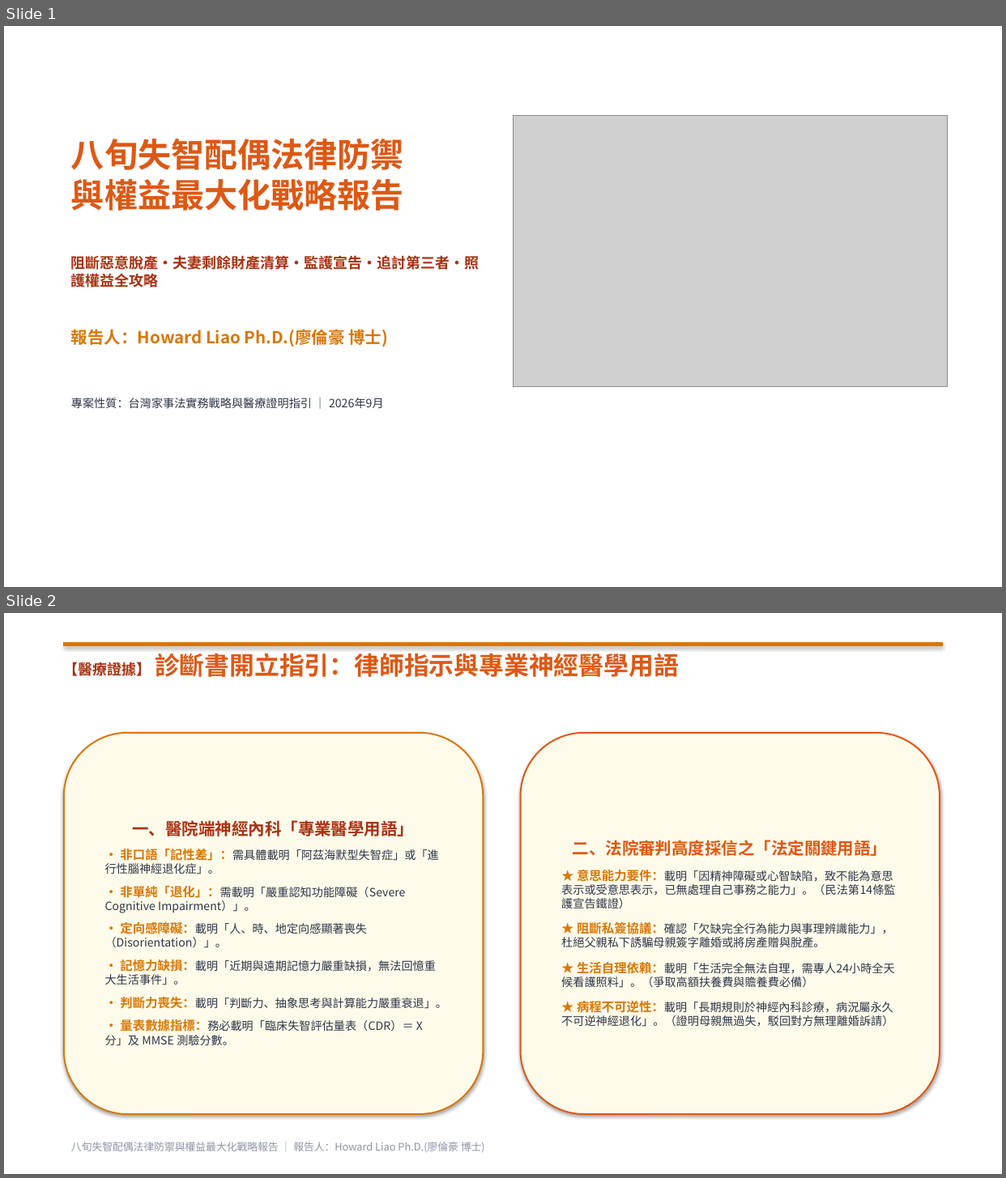
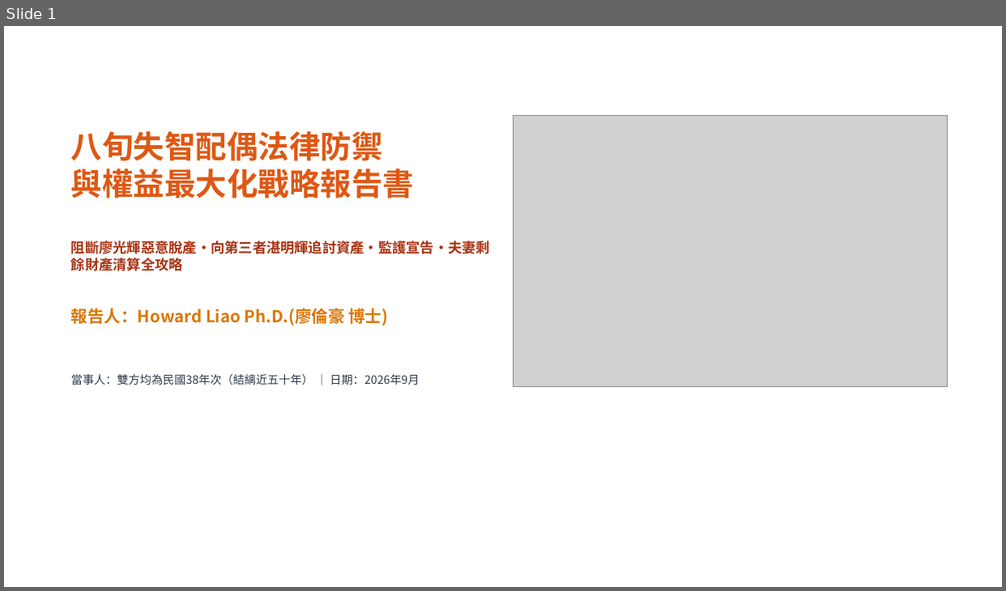
Before and after one commit to HowardLiao/HermesAgent, a slide deck: 3.住/legal_strategy_presentation.pptx. Shown one above the other, each under a label of ours: slides 1 and 2 before the commit, slide 1 after it. The pictures are 1006x1178 and 1006x591 pixels, drawn with LibreOffice and Linux fonts; fonts in the diff are those of the drawing; grey boxes stand for pictures. Boxes give left, top, right and bottom in pixels: in the first picture for what was removed or moved away, otherwise in the second. Text is boxed around its words. In the diff, an @@ line names an element or a change of style, - is before the commit and + after.

Commit message:
feat: complete legal strategy report for Liao Kuang-Hui and Chan Ming-Hui case

```diff
--- a/3.住/legal_strategy_presentation.pptx
+++ b/3.住/legal_strategy_presentation.pptx
@@ slide 2 removed at <box>4,613,1002,1174</box>, background #FFFFFF @@
@@ rectangle removed at <box>64,643,942,646</box> @@
@@ text removed at <box>64,653,679,677</box> @@
-【醫療證據】 診斷書開立指引：律師指示與專業神經醫學用語
@@ rounded rectangle removed at <box>64,733,484,1114</box> @@
-一、醫院端神經內科「專業醫學用語」
-• 非口語「記性差」：需具體載明「阿茲海默型失智症」或「進行性腦神經退化症」。
-• 非單純「退化」：需載明「嚴重認知功能障礙（Severe Cognitive Impairment）」。
-• 定向感障礙：載明「人、時、地定向感顯著喪失（Disorientation）」。
-• 記憶力缺損：載明「近期與遠期記憶力嚴重缺損，無法回憶重大生活事件」。
-• 判斷力喪失：載明「判斷力、抽象思考與計算能力嚴重衰退」。
-• 量表數據指標：務必載明「臨床失智評估量表（CDR）＝ X分」及 MMSE 測驗分數。
@@ rounded rectangle removed at <box>521,733,940,1114</box> @@
-二、法院審判高度採信之「法定關鍵用語」
-★ 意思能力要件：載明「因精神障礙或心智缺陷，致不能為意思表示或受意思表示，已無處理自己事務之能力」。（民法第14條監護宣告鐵證）
-★ 阻斷私簽協議：確認「欠缺完全行為能力與事理辨識能力」，杜絕父親私下誘騙母親簽字離婚或將房產贈與脫產。
-★ 生活自理依賴：載明「生活完全無法自理，需專人24小時全天候看護照料」。（爭取高額扶養費與贍養費必備）
-★ 病程不可逆性：載明「長期規則於神經內科診療，病況屬永久不可逆神經退化」。（證明母親無過失，駁回對方無理離婚訴請）
@@ text removed at <box>71,1142,485,1152</box> @@
-八旬失智配偶法律防禦與權益最大化戰略報告 ｜ 報告人：Howard Liao Ph.D.(廖倫豪 博士)
@@ slide 1 changed as well @@
@@ text "八旬失智配偶法律防禦 與權益最大化戰略報告書": place and size @@
-text "八旬失智配偶法律防禦 與權益最大化戰略報告書" at <box>71,139,479,408</box>
+text "八旬失智配偶法律防禦 與權益最大化戰略報告書" at <box>71,131,490,385</box>
@@ text at <box>71,131,490,271</box>: text changed; size 14 to 13.5 pt @@
-八旬失智配偶法律防禦
-與權益最大化戰略報告
-阻斷惡意脫產・夫妻剩餘財產清算・監護宣告・追討第三者・照護權益全攻略
+八旬失智配偶法律防禦
+與權益最大化戰略報告書
+阻斷廖光輝惡意脫產・向第三者湛明輝追討資產・監護宣告・夫妻剩餘財產清算全攻略
@@ text at <box>71,308,388,326</box>: less space between paragraphs @@
@@ text at <box>71,374,419,385</box>: text changed @@
-專案性質：台灣家事法實務戰略與醫療證明指引 ｜ 2026年9月
+當事人：雙方均為民國38年次（結縭近五十年） ｜ 日期：2026年9月
```
Also in this commit, not shown: 2 other slides changed, 2 slides added, 3 other slides removed, 3 other files.
